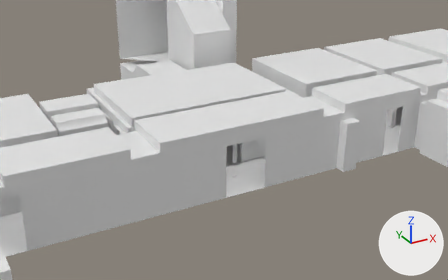
What one commit did to the Blender file modely/patra/patro2-A700/patro2.blend.
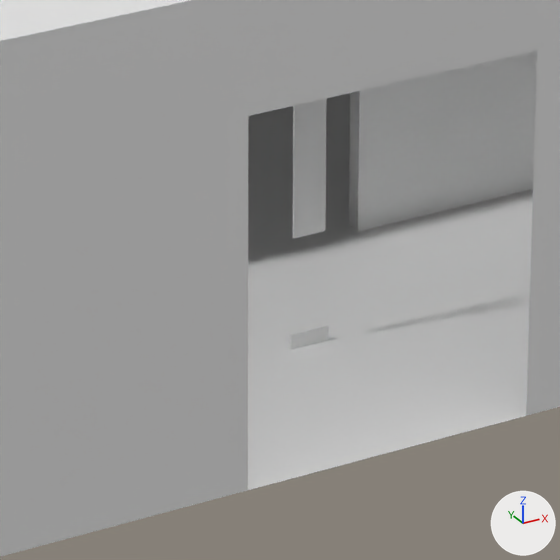
Each version appears first from a camera (50 mm lens) standing at (-10.5, -18.25, 10.78) and looking at (-0.19, 0.5, 1.41), and next in a close-up on the part from 43% to 60% of the width and 47% to 74% of the height. Arrows for +X, +Y and +Z are at lower right; the lights stay in place.

Names of what the first close-up shows: 'ChodbaDlouha.Back', 'ChodbaDlouha.Bottom', 'ChodbaDlouha.Front', 'ChodbaDlouha.Top', 'ChodbaKratka.Bottom', 'ChodbaKratka.Right', 'Cube', 'Cube.001'.
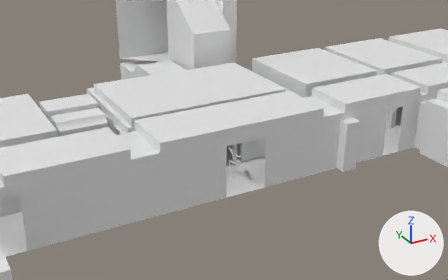
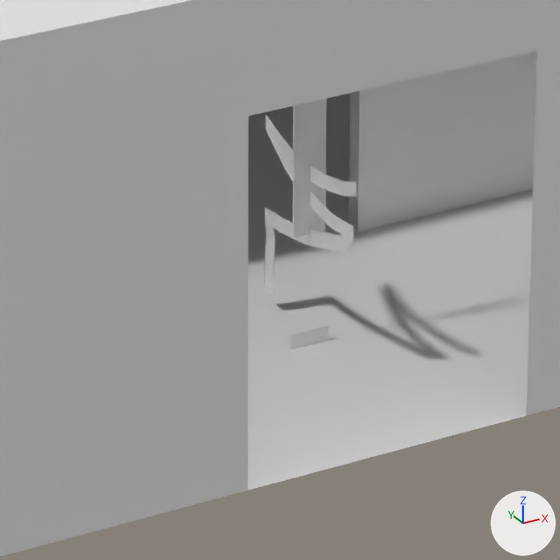
Location of each change, [x1, y1, x2, y2] in pixels of the close-ups (560 x 560 px):
'Plane', added
    after: [264, 114, 357, 295]

Diff of the bpy script that builds the scene:
```diff
--- a/modely/patra/patro2-A700/patro2.blend.py
+++ b/modely/patra/patro2-A700/patro2.blend.py
@@ me_plane @@
+me_plane.from_pydata(...)  # 95 vertices, 72 faces; spans x -0.005..0.009, y -0.475..0.481, z 0.107..1.127
@@ ob_plane @@
+ob_plane = bpy.data.objects.new('Plane', me_plane)
+ob_plane.location = (0.0, 0.0, 0.0)
```
